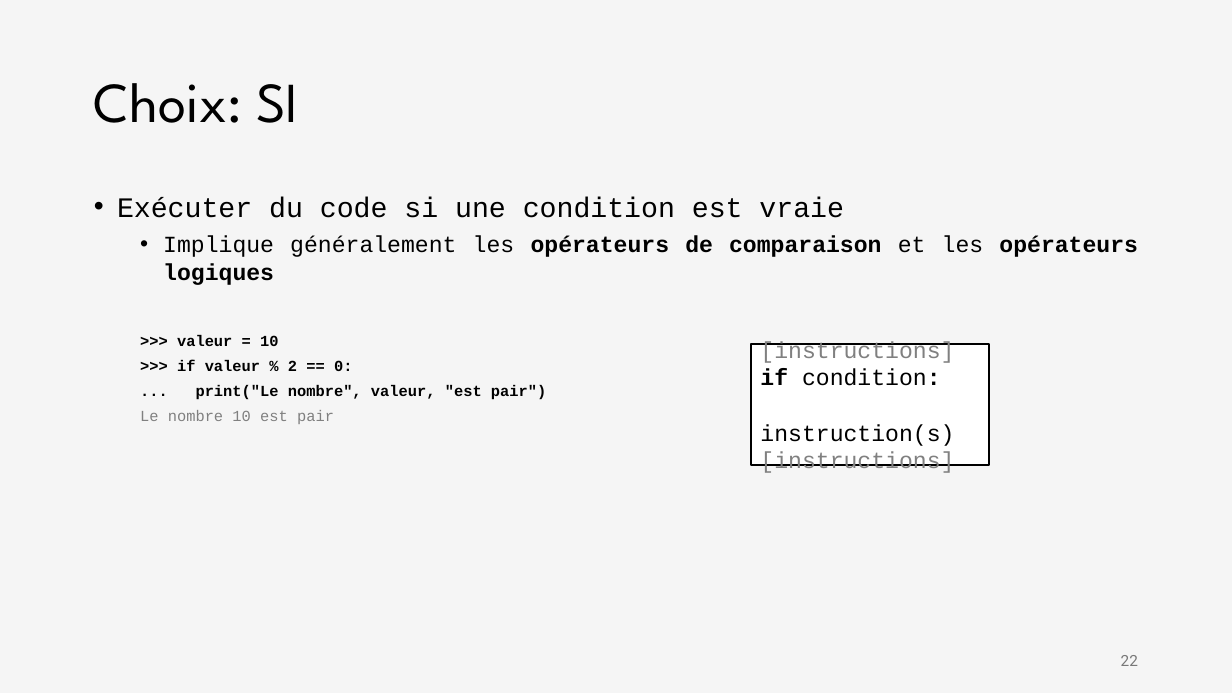
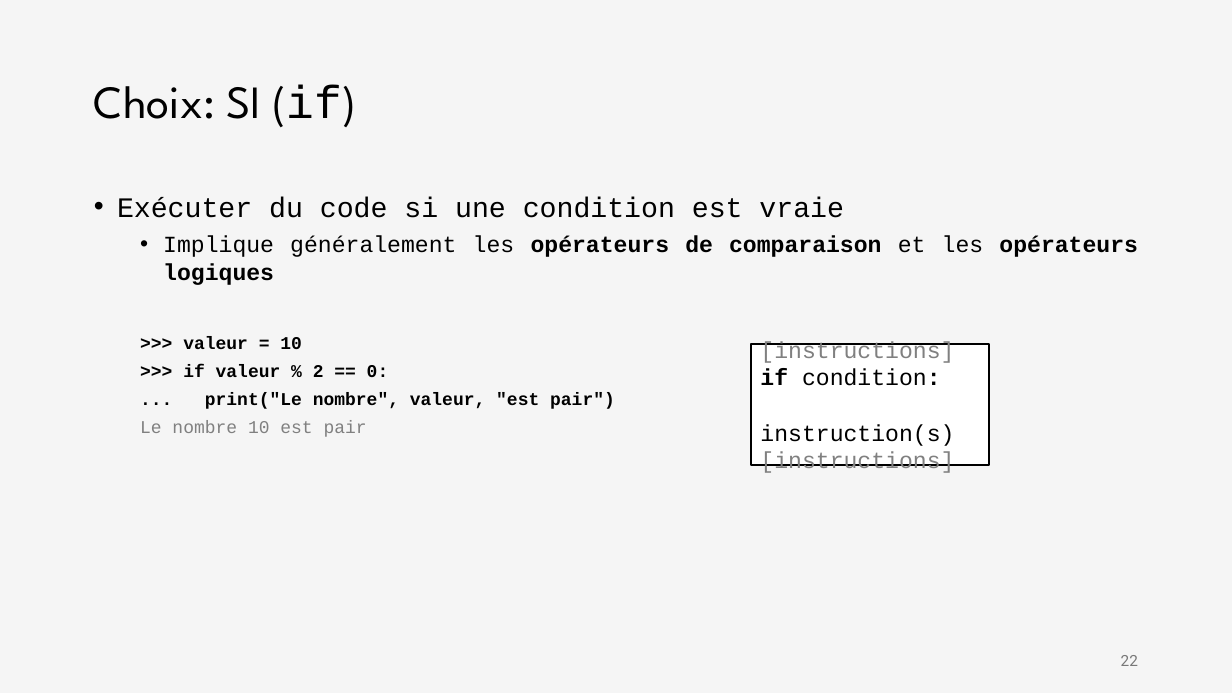
Before and after one commit to iannickgagnon/sagedays_iannick_2026, a slide deck: slide 22 of python_1/presentation_python_1.pptx. Drawn at 1232x693 pixels with LibreOffice and Linux fonts; fonts in the diff are those of the drawing. Boxes give left, top, right and bottom in pixels: in the first picture for what was removed or moved away, otherwise in the second. Text is boxed around its words. In the diff, an @@ line names an element or a change of style, - is before the commit and + after.

```diff
--- a/python_1/presentation_python_1.pptx
+++ b/python_1/presentation_python_1.pptx
@@ title at (94,84,357,127): text changed; size 44 to 36 pt @@
-Choix: SI
+Choix: SI (if)
@@ text at (140,336,615,437): size 12 to 14 pt in ">>> valeur = 10", ">>> if valeur % 2 == 0:", "... print("Le nombre", valeur, "est pair")", "Le nombre 10 est pair" @@
```
Also in this commit, not shown: 5 other slides changed, 4 slides added, 1 slide removed.
